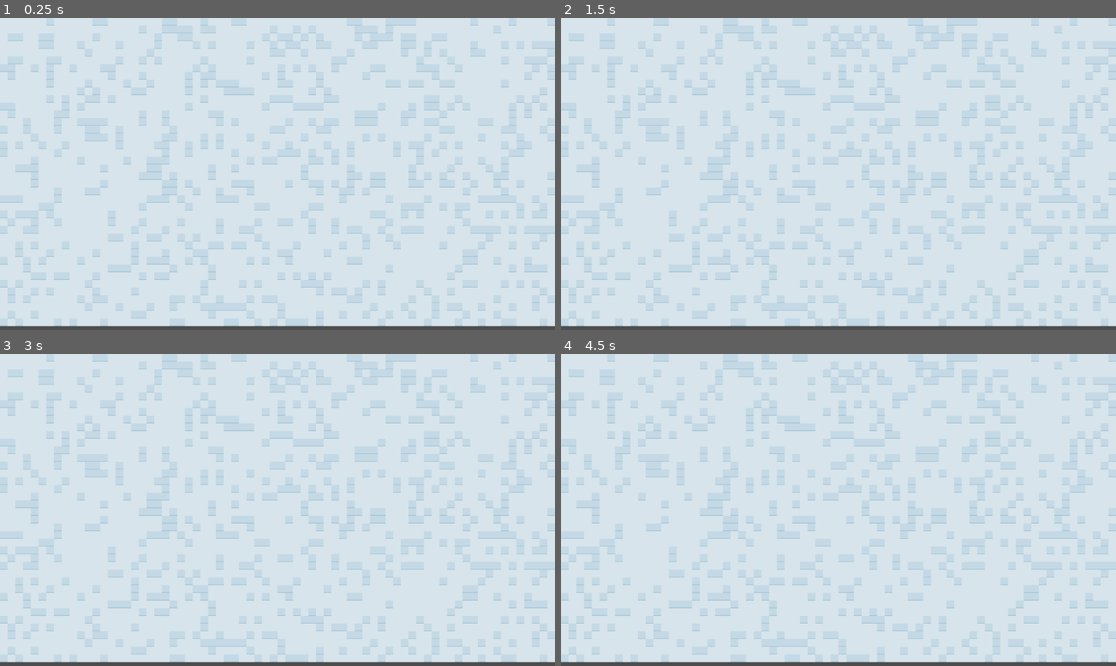
Above: before the commit, frames 1-4 (two rows, left to right).
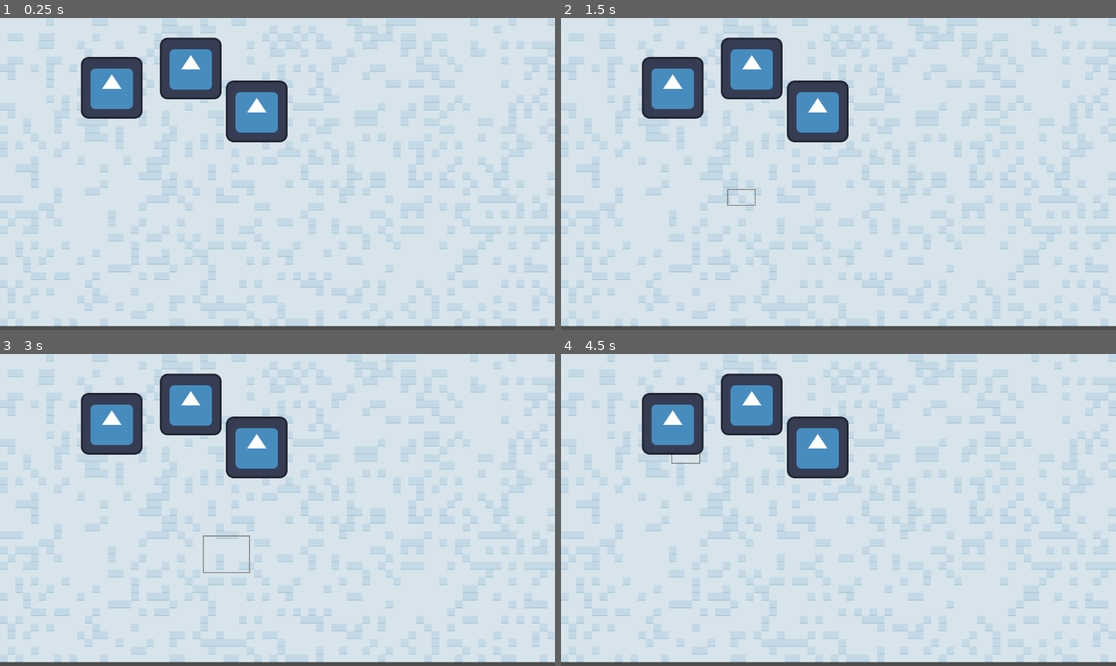
Above: after the commit, the same moments.

Repository: Komiyaki/CookingRTS
Game: Godot game, scene res://Scenes/Game/game_scene.tscn
Two runs of this game, one before a commit and one after it. Both use one fixed random seed, a clock stepped at 60 frames per second and the inputs below. Before the commit the project has no main scene; this scene is started directly in both runs. The engine's default icon, where the game draws it, is replaced by a stand-in: a white triangle on a blue panel in a dark square.
Inputs (mouse positions are in pixels of both pictures, inside the frame that each line leads up to):
- Up to frame 1 (0.25 s): no input
- Up to frame 2 (1.5 s): tap Enter at 0.5 s; move the mouse to (960, 158) at 0.52 s; click (960, 158) at 0.67 s; tap Space at 1.25 s; drag from (727, 189) to (810, 236) at 1.27 s
- Up to frame 3 (3 s): tap Enter at 2 s; move the mouse to (333, 441) at 2.02 s; click (333, 441) at 2.17 s; tap Space at 2.75 s; drag from (249, 572) to (111, 463) at 2.77 s
- Up to frame 4 (4.5 s): move the mouse to (1005, 556) at 3.52 s; click (1005, 556) at 3.67 s; tap Enter at 4.25 s; drag from (672, 463) to (755, 432) at 4.27 s

The runs differ from the first frame. In frame 1, 6.5% of the frame differs, in the area x 14-52%, y 6-40%; in frame 2, 6.6%; in frame 3, 6.7%, in the area x 14-52%, y 6-71%; in frame 4, 6.6%.

Commit message:
Click and drag + select functionality

Diff:
--- a/Scenes/Game/game_scene.tscn
+++ b/Scenes/Game/game_scene.tscn
@@ -1,6 +1,10 @@
 [gd_scene format=4 uid="uid://ix3cebvvls0j"]
 
 [ext_resource type="Texture2D" uid="uid://dvcoxm2vvvhps" path="res://Asset/Screenshot 2026-07-06 151729.png" id="1_ctr27"]
+[ext_resource type="Texture2D" uid="uid://34bswe7d45e6" path="res://icon.svg" id="2_ihfs7"]
+[ext_resource type="Script" uid="uid://81nlhqlit4j8" path="res://Scenes/Game/selection_rect.gd" id="3_ihfs7"]
+
+[sub_resource type="GDScript" id="GDScript_c53t7"]
 
 [sub_resource type="TileSetAtlasSource" id="TileSetAtlasSource_c53t7"]
 texture = ExtResource("1_ctr27")
@@ -280,8 +284,41 @@
 [sub_resource type="TileSet" id="TileSet_ihfs7"]
 sources/0 = SubResource("TileSetAtlasSource_c53t7")
 
+[sub_resource type="RectangleShape2D" id="RectangleShape2D_ihfs7"]
+
 [node name="GameLevel" type="Node2D" unique_id=1040344810]
+script = SubResource("GDScript_c53t7")
 
 [node name="TileMapLayer" type="TileMapLayer" parent="." unique_id=1238224439]
 tile_map_data = PackedByteArray("AAAAAAAAAAAMAAMAAAAAAAEAAAAMAAMAAAAAAAIAAAAMAAMAAAAAAAMAAAAMAAMAAAAAAAQAAAAMAAMAAAAAAA …(46000 unchanged characters)…
 tile_set = SubResource("TileSet_ihfs7")
+
+[node name="SelectionRect" type="Node2D" parent="." unique_id=1108984876]
+script = ExtResource("3_ihfs7")
+
+[node name="Area2D" type="Area2D" parent="." unique_id=614769482]
+position = Vector2(396, 105)
+
+[node name="Sprite2D" type="Sprite2D" parent="Area2D" unique_id=1296406981]
+texture = ExtResource("2_ihfs7")
+
+[node name="CollisionShape2D" type="CollisionShape2D" parent="Area2D" unique_id=1710732955]
+shape = SubResource("RectangleShape2D_ihfs7")
+
+[node name="Area2D2" type="Area2D" parent="." unique_id=303743378]
+position = Vector2(533, 194)
+
+[node name="Sprite2D" type="Sprite2D" parent="Area2D2" unique_id=18838793]
+texture = ExtResource("2_ihfs7")
+
+[node name="CollisionShape2D" type="CollisionShape2D" parent="Area2D2" unique_id=475467618]
+shape = SubResource("RectangleShape2D_ihfs7")
+
+[node name="Area2D3" type="Area2D" parent="." unique_id=1279646178]
+position = Vector2(232, 145)
+
+[node name="Sprite2D" type="Sprite2D" parent="Area2D3" unique_id=703786751]
+texture = ExtResource("2_ihfs7")
+
+[node name="CollisionShape2D" type="CollisionShape2D" parent="Area2D3" unique_id=123770805]
+shape = SubResource("RectangleShape2D_ihfs7")
--- /dev/null
+++ b/Scenes/Game/selection_rect.gd
@@ -0,0 +1,43 @@
+extends Node2D
+
+var dragging := false
+var selected := []
+var drag_start := Vector2.ZERO
+var drag_end := Vector2.ZERO
+var select_rect := RectangleShape2D.new()
+
+func _unhandled_input(event):
+	if event is InputEventMouseButton and event.button_index == MOUSE_BUTTON_LEFT:
+		if event.pressed:
+			if selected.size() == 0:
+				dragging = true
+				drag_start = get_global_mouse_position()
+				drag_end = drag_start
+				queue_redraw()
+		elif dragging:
+			dragging = false
+			drag_end = get_global_mouse_position()
+			queue_redraw()
+			_select_objects()
+	if event is InputEventMouseMotion and dragging:
+		drag_end = get_global_mouse_position()
+		queue_redraw()
+
+func _draw() -> void:
+	if dragging:
+		var local_start := to_local(drag_start)
+		var local_end := to_local(drag_end)
+		var rect := Rect2(local_start, local_end - local_start).abs()
+		draw_rect(rect, Color(0.5, 0.5, 0.5), false, 2.0)
+
+func _select_objects() -> void:
+	var rect := Rect2(drag_start, drag_end - drag_start).abs()
+	select_rect.size = rect.size
+	var query := PhysicsShapeQueryParameters2D.new()
+	query.shape = select_rect
+	query.transform = Transform2D(0.0, rect.get_center())
+	query.collide_with_areas = true
+	query.collide_with_bodies = true
+	var space := get_world_2d().direct_space_state
+	selected = space.intersect_shape(query, 128)
+	print(selected)
--- a/project.godot
+++ b/project.godot
@@ -11,8 +11,22 @@
 [application]
 
 config/name="CookingRTS"
+run/main_scene="uid://ix3cebvvls0j"
 config/features=PackedStringArray("4.6", "GL Compatibility")
 config/icon="res://icon.svg"
+
+[input]
+
+left_click={
+"deadzone": 0.2,
+"events": [Object(InputEventMouseButton,"resource_local_to_scene":false,"resource_name":"","device":-1,"window_id":0,"alt_pressed":false,"shift_pressed":false,"ctrl_pressed":false,"meta_pressed":false,"button_mask":0,"position":Vector2(0, 0),"global_position":Vector2(0, 0),"factor":1.0,"button_index":1,"canceled":false,"pressed":false,"double_click":false,"script":null)
+]
+}
+shift_right_click={
+"deadzone": 0.2,
+"events": [Object(InputEventMouseButton,"resource_local_to_scene":false,"resource_name":"","device":-1,"window_id":0,"alt_pressed":false,"shift_pressed":true,"ctrl_pressed":false,"meta_pressed":false,"button_mask":0,"position":Vector2(0, 0),"global_position":Vector2(0, 0),"factor":1.0,"button_index":2,"canceled":false,"pressed":false,"double_click":false,"script":null)
+]
+}
 
 [physics]
 
Not shown, added: Scenes/Game/selection_rect.gd.uid
